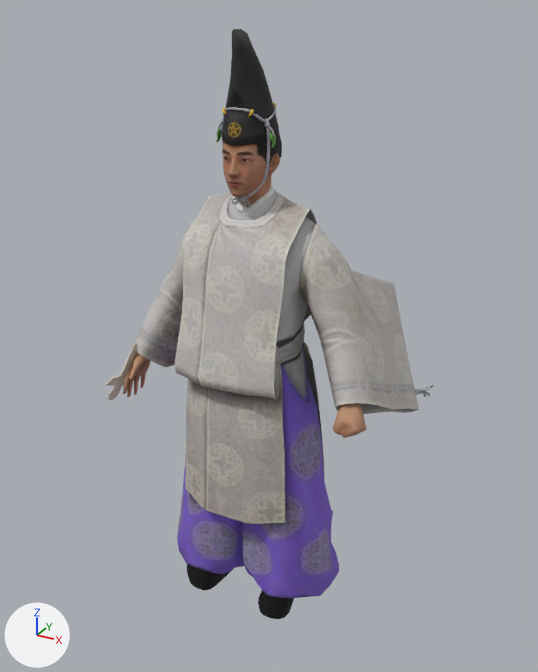
The glTF model public/assets/unit-models/146-onmyoji.glb, before and after one commit.
Camera for both pictures: a camera (50 mm lens) standing at (1.41, -2.39, 2.47) and looking at (0.0, 0.16, 1.2). Every picture has the same lights, and +X, +Y and +Z are marked at lower left. The picture after the commit comes second. Vertices at exactly the same position are counted once.

Before the edit, the objects in view are built like this:
```python
me_mesh_0 = bpy.data.meshes.new('Mesh_0')
me_mesh_0.from_pydata(...)  # 2550 vertices, 4714 faces; spans x -0.6..0.59, y -0.27..0.74, z 0.01..2.41
# faces by material slot: [4650, 64]
me_mesh_0.materials.append(mat_material_0)  # picture img_image_0
me_mesh_0.materials.append(mat_material_1)  # pale yellow #ddd1bf
ob_mesh_0 = bpy.data.objects.new('Mesh_0', me_mesh_0)
ob_mesh_0.location = (0.0, 0.0, 0.0)
```
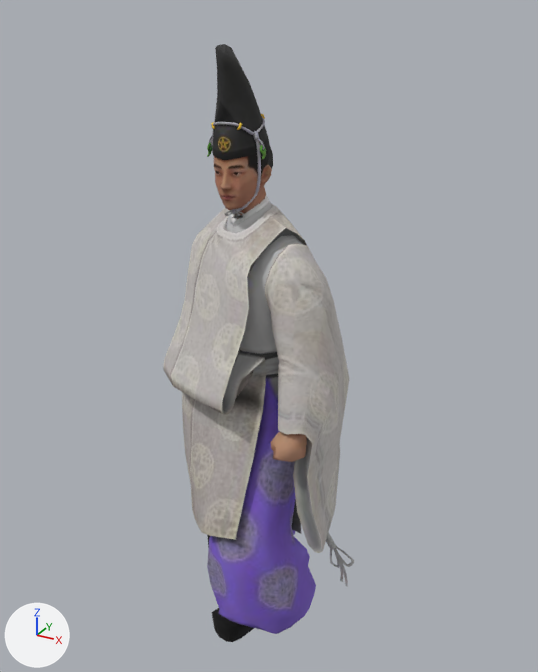
Patch to the scene script:
```diff
--- a/public/assets/unit-models/146-onmyoji.glb.py
+++ b/public/assets/unit-models/146-onmyoji.glb.py
@@ me_mesh_0 @@
 # used by ob_mesh_0; location = (0.0, 0.0, 0.0)
-me_mesh_0.from_pydata(...)  # 2550 vertices, 4714 faces; spans x -0.6..0.59, y -0.27..0.74, z 0.01..2.41
+me_mesh_0.from_pydata(...)  # 2550 vertices, 4714 faces; spans x -0.39..0.55, y -0.4..0.6, z 0.01..2.36
+# me_mesh_0 part 1: the loose piece of 38 vertices spanning x 0.45..0.57, y -0.18..-0.03, z 1.0..1.14 is multiplied about its middle by the matrix ((0.591, 0.801, -0.093), (-0.787, 0.547, -0.285), (-0.177, 0.242, 0.954)), then moved by (-0.19, -0.14, -0.1)
+# me_mesh_0 part 2: the loose piece of 92 vertices spanning x -0.1..0.1, y -0.05..0.0, z 1.83..2.1 is moved by (-0.03, -0.01, -0.05)
+# me_mesh_0 part 3: the loose piece of 232 vertices spanning x -0.09..0.09, y -0.08..0.14, z 2.1..2.19 is moved by (-0.04, -0.02, -0.04)
+# me_mesh_0 part 4: the loose piece of 63 vertices spanning x 0.5..0.59, y 0.56..0.74, z 0.79..0.89 is multiplied about its middle by the matrix ((0.867, 0.437, 0.238), (-0.457, 0.508, 0.73), (0.198, -0.742, 0.64)), then moved by (-0.06, -0.77, -0.46)
+# me_mesh_0 part 5: the loose piece of 61 vertices spanning x -0.12..-0.1, y -0.03..0.01, z 2.02..2.07 is moved by (-0.03, -0.02, -0.05)
+# me_mesh_0 part 6: the loose piece of 61 vertices spanning x 0.1..0.12, y -0.03..0.01, z 2.02..2.07 is moved by (-0.03, -0.02, -0.04)
+# me_mesh_0 part 7: the loose piece of 23 vertices spanning x 0.08..0.1, y -0.02..-0.01, z 2.09..2.12 is moved by (-0.03, -0.02, -0.04)
+# me_mesh_0 part 8: the loose piece of 40 vertices spanning x -0.01..0.01, y -0.05..-0.04, z 1.82..1.85 is multiplied about its middle by the matrix ((1.1, -0.322, 0.314), (-0.069, 1.068, -0.113), (0.041, 0.038, 0.997)), then moved by (-0.02, -0.01, -0.05)
+# me_mesh_0 part 9: the loose piece of 49 vertices spanning x 0.09..0.12, y -0.02..-0.01, z 2.05..2.1 is moved by (-0.03, -0.02, -0.04)
+# me_mesh_0 part 10: the loose piece of 34 vertices spanning x -0.59..-0.48, y -0.27..-0.01, z 0.9..1.17 is multiplied about its middle by the matrix ((0.968, 0.076, -0.239), (-0.148, 0.942, -0.3), (0.202, 0.326, 0.923)), then moved by (0.17, 0.36, -0.12)
+# me_mesh_0 part 11: 1690 of 2550 vertices moved; they spanned x -0.59..0.59, y -0.25..0.73, z 0.01..2.41 and now span x -0.38..0.47, y -0.4..0.52, z 0.01..2.36; mean shift (0.02, -0.01, -0.06); largest move (0.56, 0.56, 0.87) -> (0.47, -0.14, 0.47)
+# other edits to the shape of me_mesh_0 do not show in these pictures
 me_mesh_0.materials.append(mat_material_0)
```

Location of each change, (x1, y1, x2, y2) in pixels of the pictures (538 x 672 px; the box of a moved part takes in the faces that stretch with it):
'Mesh_0', reshaped (42% narrower)
    before: (105, 29, 434, 619)
    after: (163, 44, 354, 642)
part 1 of me_mesh_0, moved or reshaped
    before: (333, 403, 367, 438)
    after: (270, 432, 307, 462)
part 2 of me_mesh_0, moved or reshaped
    before: (222, 122, 270, 199)
    after: (212, 137, 261, 211)
part 3 of me_mesh_0, moved or reshaped
    before: (223, 105, 276, 123)
    after: (213, 116, 265, 135)
part 4 of me_mesh_0, moved or reshaped
    before: (419, 385, 434, 397)
    after: (330, 546, 354, 587)
part 5 of me_mesh_0, moved or reshaped
    before: (216, 128, 222, 142)
    after: (207, 143, 212, 157)
part 6 of me_mesh_0, moved or reshaped
    before: (270, 133, 276, 148)
    after: (260, 145, 266, 159)
part 7 of me_mesh_0, moved or reshaped
    before: (264, 118, 270, 127)
    after: (253, 130, 259, 140)
part 8 of me_mesh_0, moved or reshaped
    before: (238, 196, 244, 202)
    after: (232, 209, 237, 214)
part 9 of me_mesh_0, moved or reshaped
    before: (268, 126, 275, 138)
    after: (257, 139, 265, 150)
part 10 of me_mesh_0, moved or reshaped (not visible afterwards)
    before: (105, 344, 137, 401)
part 11 of me_mesh_0, moved or reshaped
    before: (123, 29, 420, 619)
    after: (163, 44, 350, 642)
